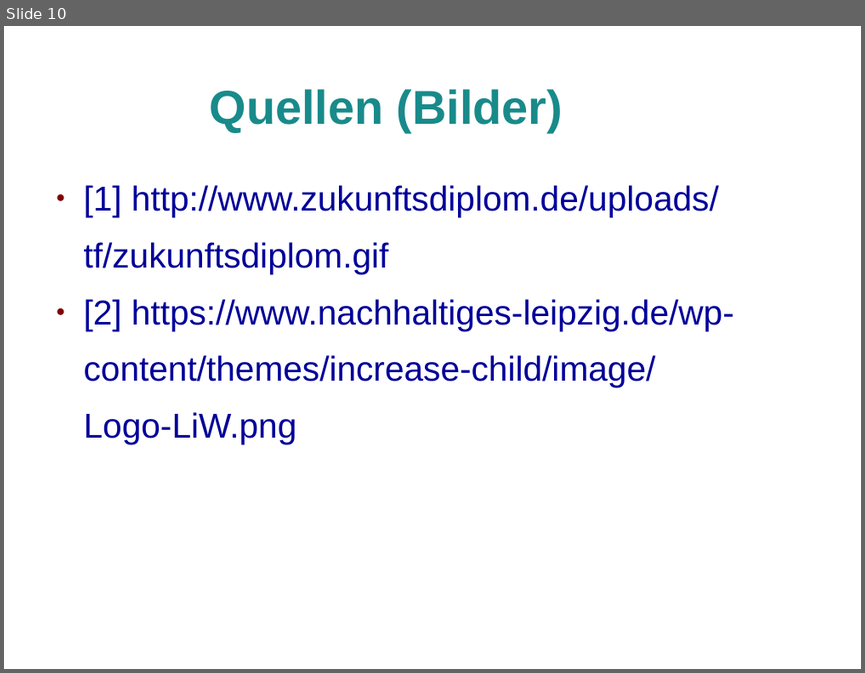
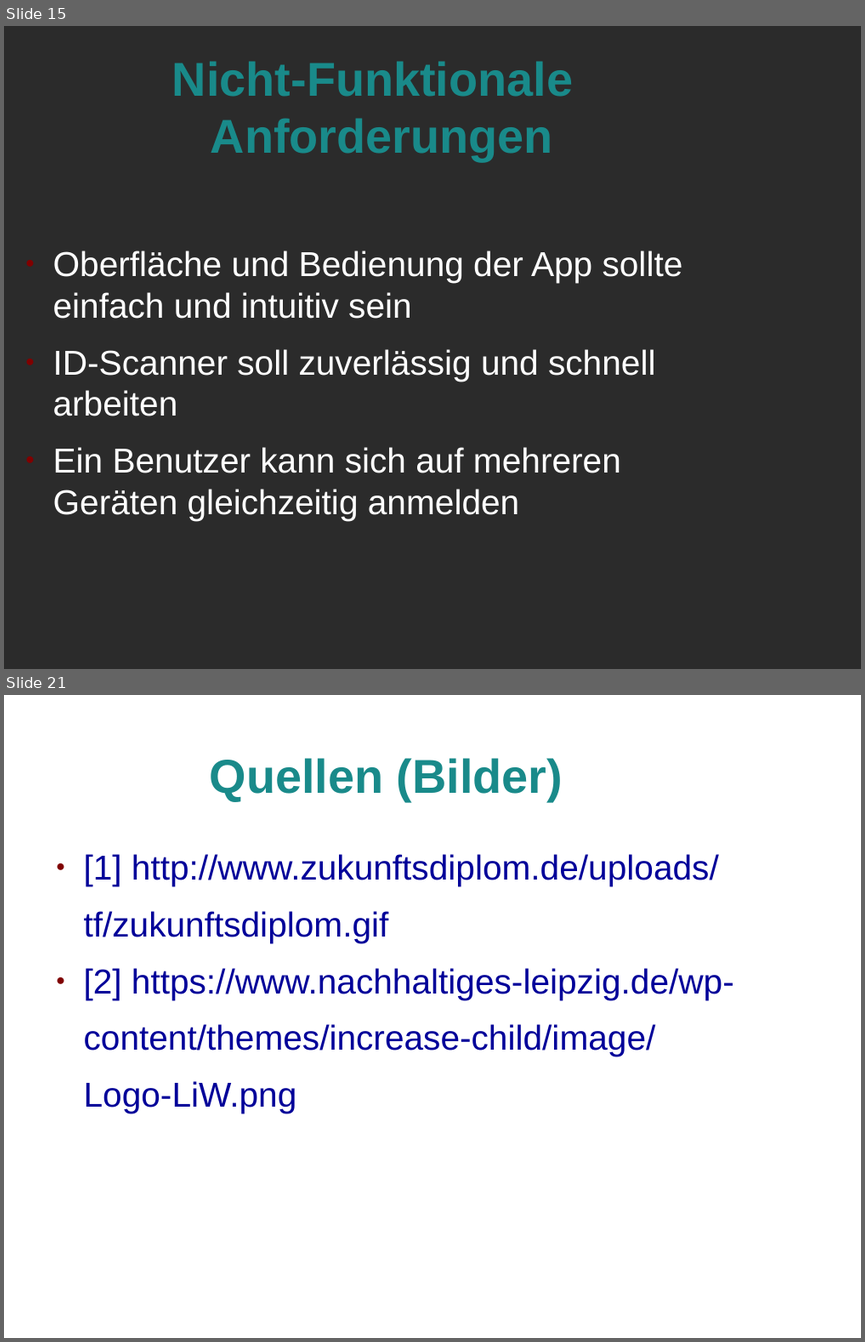
Before and after one commit to Marcel2603/hg17b, a slide deck: Dokumente/Review 1 Praesentation/Review 1.odp. Shown one above the other, each under a label of ours: slide 10 before the commit, slides 15 and 21 after it; the slides between them are not shown. The pictures are 865x673 and 865x1342 pixels, drawn with LibreOffice and Linux fonts; fonts in the diff are those of the drawing; background and template pictures are left out; a plain dark background stands for a picture behind light text. Boxes give left, top, right and bottom in pixels: in the first picture for what was removed or moved away, otherwise in the second. Text is boxed around its words. In the diff, an @@ line names an element or a change of style, - is before the commit and + after.

```diff
--- a/Dokumente/Review 1 Praesentation/Review 1.odp
+++ b/Dokumente/Review 1 Praesentation/Review 1.odp
@@ slide 15 added at bbox=[4, 26, 861, 669], background picture (left out) @@
@@ title added at bbox=[172, 61, 573, 161], 44 pt, text #198A8A, bold @@
+Nicht-Funktionale
+Anforderungen
@@ text added at bbox=[53, 250, 683, 521], 32 pt, text #FFFFFF @@
+● Oberfläche und Bedienung der App sollte einfach und intuitiv sein
+● ID-Scanner soll zuverlässig und schnell arbeiten
+● Ein Benutzer kann sich auf mehreren Geräten gleichzeitig anmelden
@@ what was slide 10 is now slide 21 @@
```
Also in this commit, not shown: 10 other slides added.
